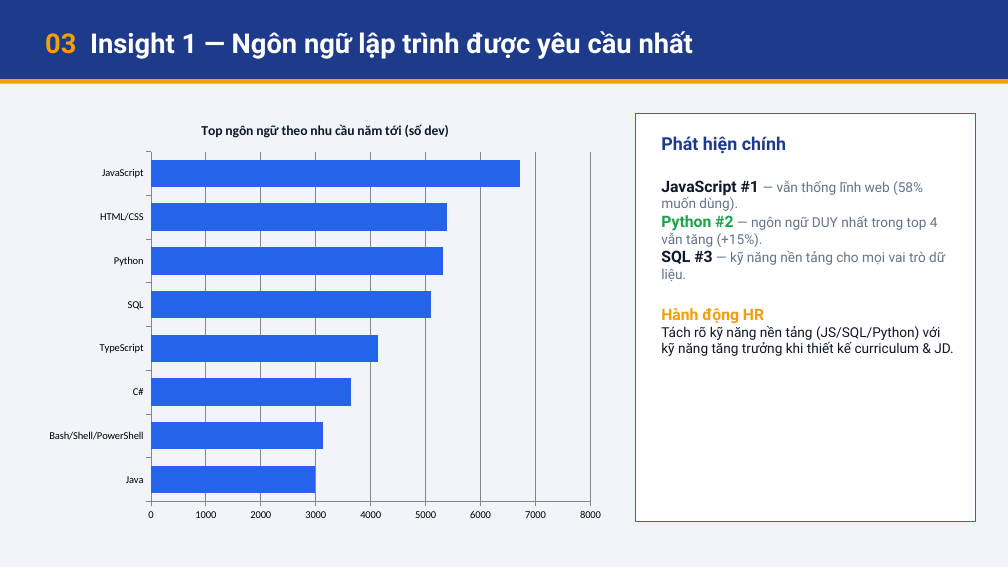
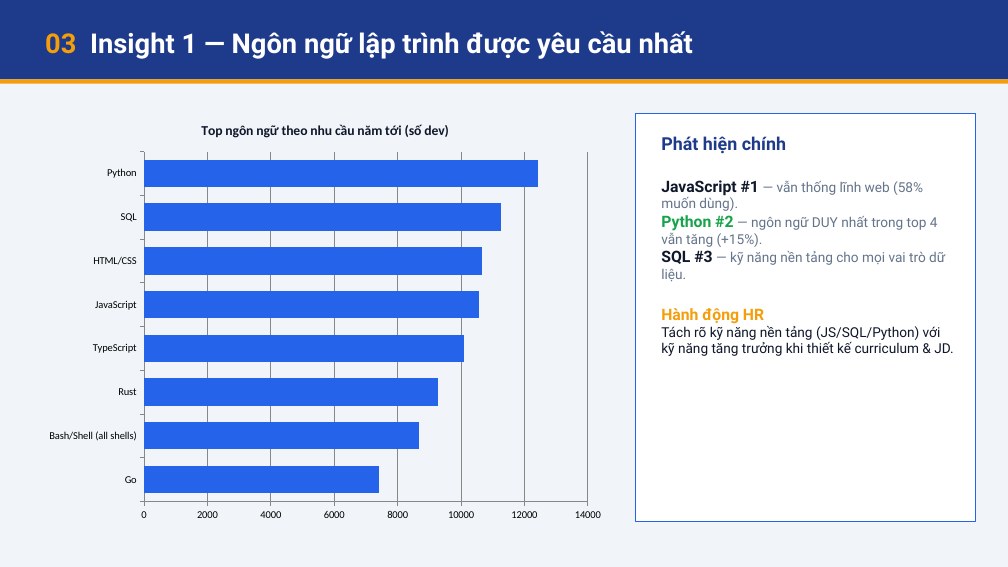
Before and after one commit to Quangnm0208/VTI-Course, a slide deck: slide 3 of docs/presentation.pptx. Drawn at 1008x567 pixels with LibreOffice and Linux fonts; fonts in the diff are those of the drawing. Boxes give left, top, right and bottom in pixels: in the first picture for what was removed or moved away, otherwise in the second. Text is boxed around its words. In the diff, an @@ line names an element or a change of style, - is before the commit and + after.

```diff
--- a/docs/presentation.pptx
+++ b/docs/presentation.pptx
@@ bar chart at <box>38,106,613,529</box> @@
-categories: Java, Bash/Shell/PowerShell, C#, TypeScript, SQL, Python, HTML/CSS, JavaScript
+categories: Go, Bash/Shell (all shells), Rust, TypeScript, JavaScript, HTML/CSS, SQL, Python
-Series 1: 3000, 3100, 3600, 4100, 5100, 5300, 5400, 6700
+Series 1: 7400, 8700, 9300, 10100, 10600, 10700, 11300, 12400
```
Also in this commit, not shown: 5 other slides changed, 41 other files.
